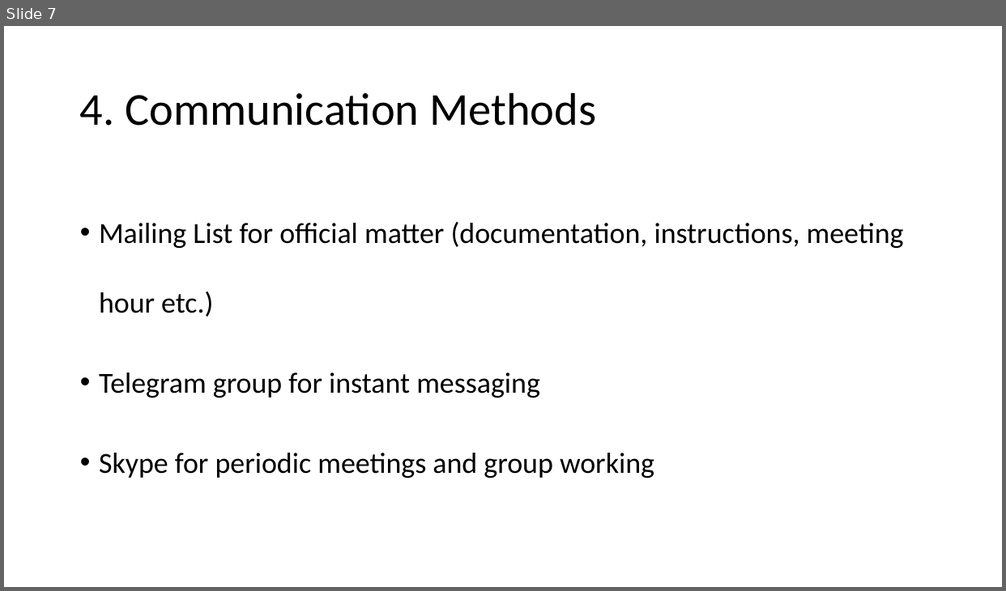
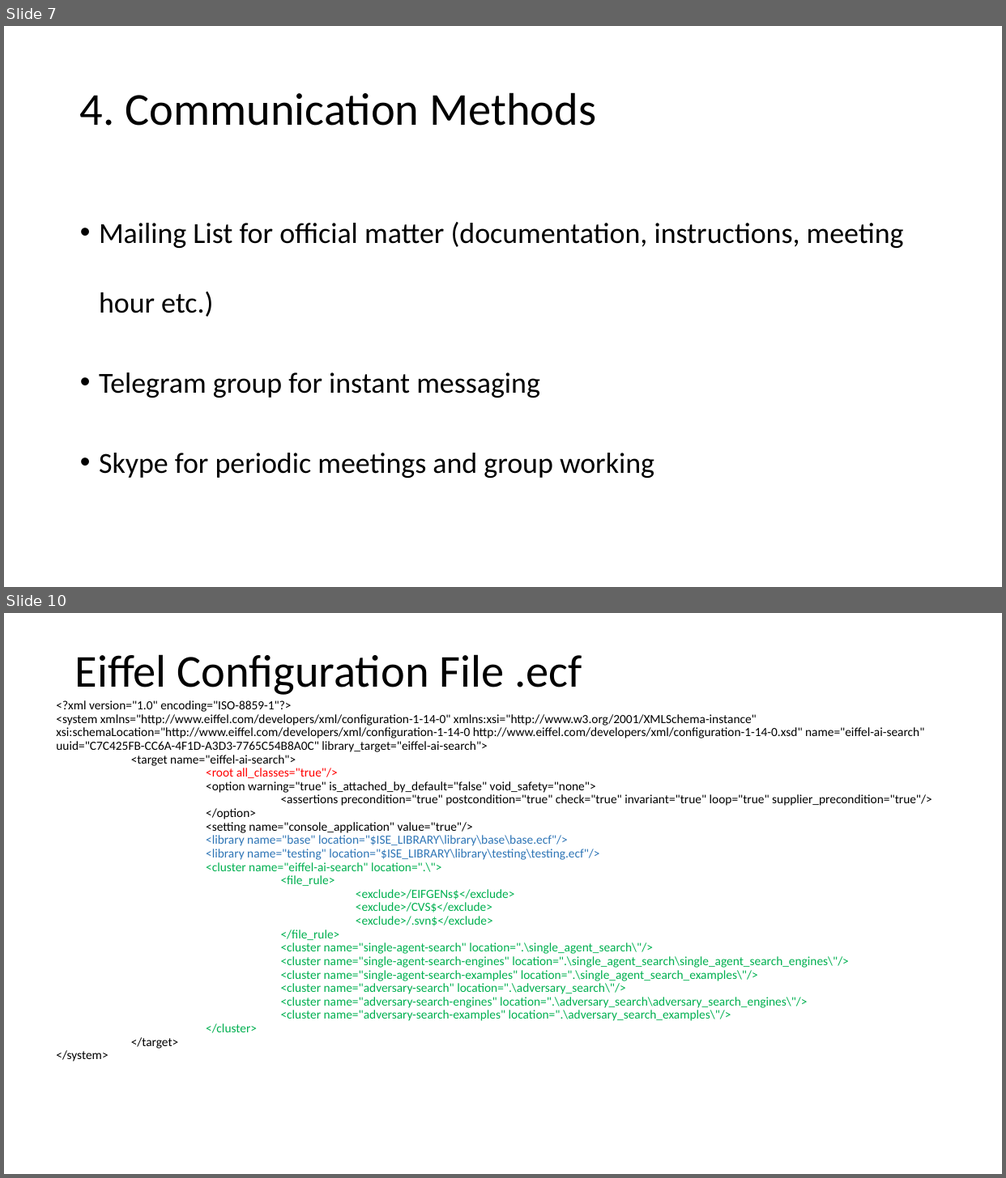
Before and after one commit to Noired/DOSE-Jan-8th-presentation, a slide deck: Slides/massa/massa_slides.pptx. Shown one above the other, each under a label of ours: slide 7 before the commit, slides 7 and 10 after it; the slides between them are not shown. The pictures are 1006x591 and 1006x1178 pixels, drawn with LibreOffice and Linux fonts; fonts in the diff are those of the drawing. Boxes give left, top, right and bottom in pixels: in the first picture for what was removed or moved away, otherwise in the second. Text is boxed around its words. In the diff, an @@ line names an element or a change of style, - is before the commit and + after.

Commit message:
Added App Slides

```diff
--- a/Slides/massa/massa_slides.pptx
+++ b/Slides/massa/massa_slides.pptx
@@ slide 10 added at bbox=[4, 613, 1002, 1174], background #FFFFFF @@
@@ title added at bbox=[75, 654, 582, 695], 44 pt, text #000000 @@
+Eiffel Configuration File .ecf
@@ text added at bbox=[56, 700, 932, 1062], 12 pt, text #000000 @@
+<?xml version="1.0" encoding="ISO-8859-1"?>
+<system xmlns="http://www.eiffel.com/developers/xml/configuration-1-14-0" xmlns:xsi="http://www.w3.org/2001/XMLSchema-instance" xsi:schemaLocation="http://www.eiffel.com/developers/xml/configuration-1-14-0 http://www.eiffel.com/developers/xml/configuration-1-14-0.xsd" name="eiffel-ai-search" uuid="C7C425FB-CC6A-4F1D-A3D3-7765C54B8A0C" library_target="eiffel-ai-search">
+<target name="eiffel-ai-search">
+<root all_classes="true"/>
+<option warning="true" is_attached_by_default="false" void_safety="none">
+<assertions precondition="true" postcondition="true" check="true" invariant="true" loop="true" supplier_precondition="true"/>
+</option>
+<setting name="console_application" value="true"/>
+<library name="base" location="$ISE_LIBRARY\library\base\base.ecf"/>
+<library name="testing" location="$ISE_LIBRARY\library\testing\testing.ecf"/>
+<cluster name="eiffel-ai-search" location=".\">
+<file_rule>
+<exclude>/EIFGENs$</exclude>
+<exclude>/CVS$</exclude>
+<exclude>/.svn$</exclude>
+</file_rule>
+<cluster name="single-agent-search" location=".\single_agent_search\"/>
+<cluster name="single-agent-search-engines" location=".\single_agent_search\single_agent_search_engines\"/>
+<cluster name="single-agent-search-examples" location=".\single_agent_search_examples\"/>
+<cluster name="adversary-search" location=".\adversary_search\"/>
+<cluster name="adversary-search-engines" location=".\adversary_search\adversary_search_engines\"/>
+<cluster name="adversary-search-examples" location=".\adversary_search_examples\"/>
+</cluster>
+</target>
+</system>
```
Also in this commit, not shown: 2 slides changed, 5 other slides added, 6 other files.
